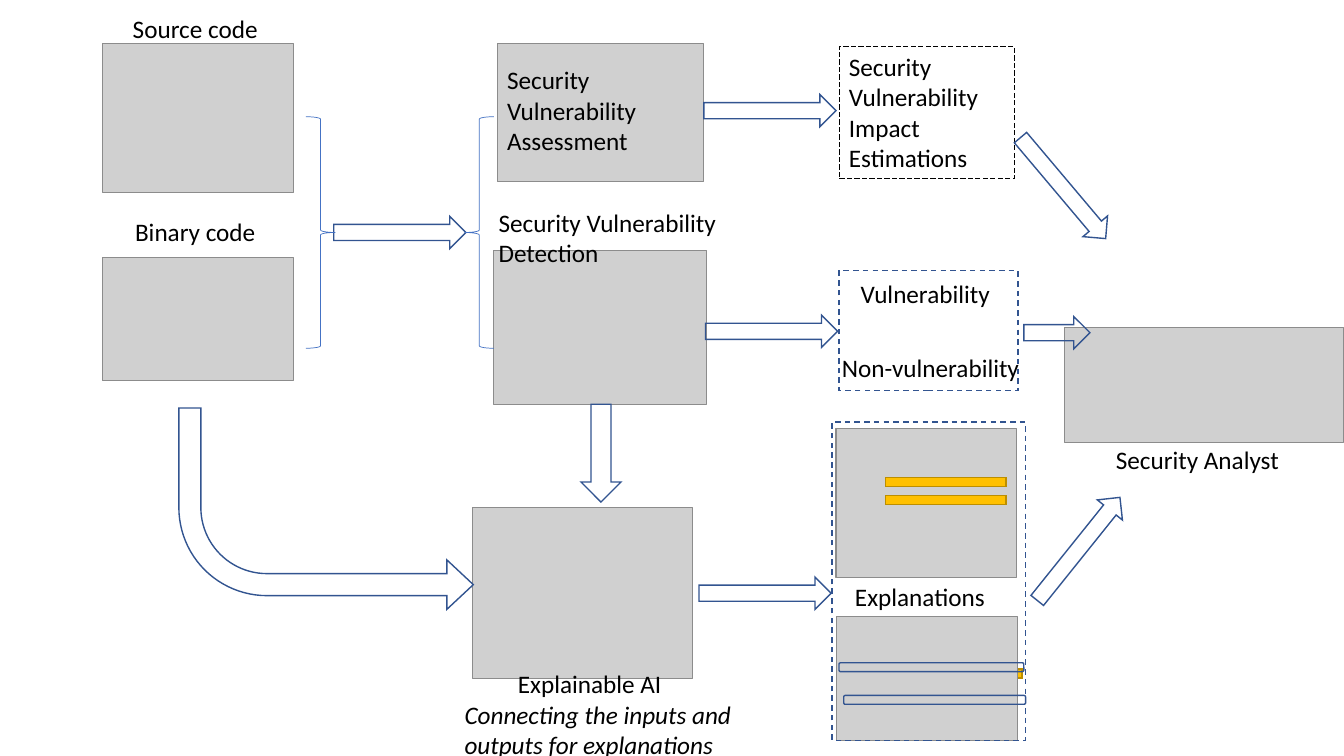
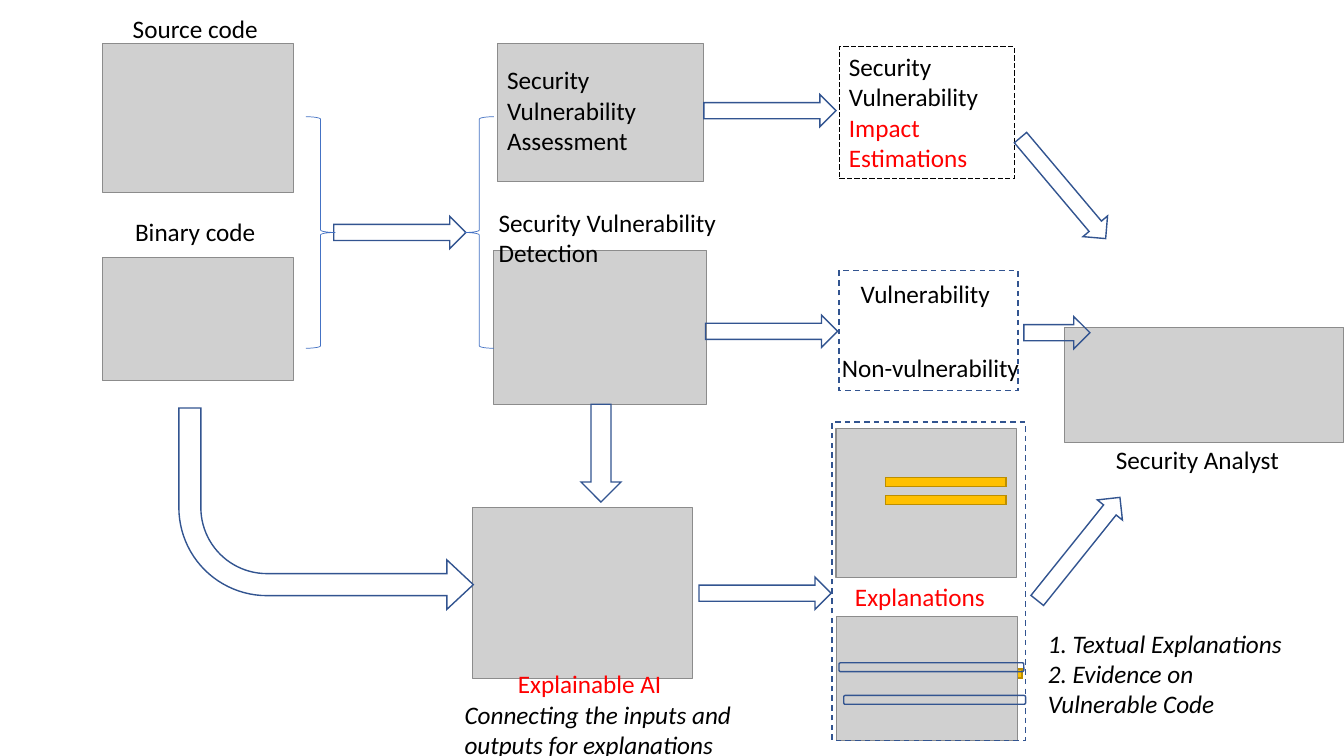
Before and after one commit to tien-n-nguyen/neuralppa, a slide deck: slide 14 of satc-figs.pptx. Drawn at 1344x756 pixels with LibreOffice and Linux fonts; fonts in the diff are those of the drawing; grey boxes stand for pictures. Boxes give left, top, right and bottom in pixels: in the first picture for what was removed or moved away, otherwise in the second. Text is boxed around its words. In the diff, an @@ line names an element or a change of style, - is before the commit and + after.

```diff
--- a/satc-figs.pptx
+++ b/satc-figs.pptx
@@ rectangle "Security Vulnerability Impact" at box(839, 46, 1014, 178): text colour #000000 to #FF0000 in "Impact", "Estimations" @@
@@ text "Explanations" at box(855, 588, 985, 610): text colour #000000 to #FF0000 @@
@@ text added at box(1048, 635, 1281, 713), 18 pt, text #000000, italic @@
+1. Textual Explanations
+2. Evidence on Vulnerable Code
@@ text "Explainable AI" at box(518, 673, 661, 697): text colour #000000 to #FF0000 @@
```
Also in this commit, not shown: 9 other files.
